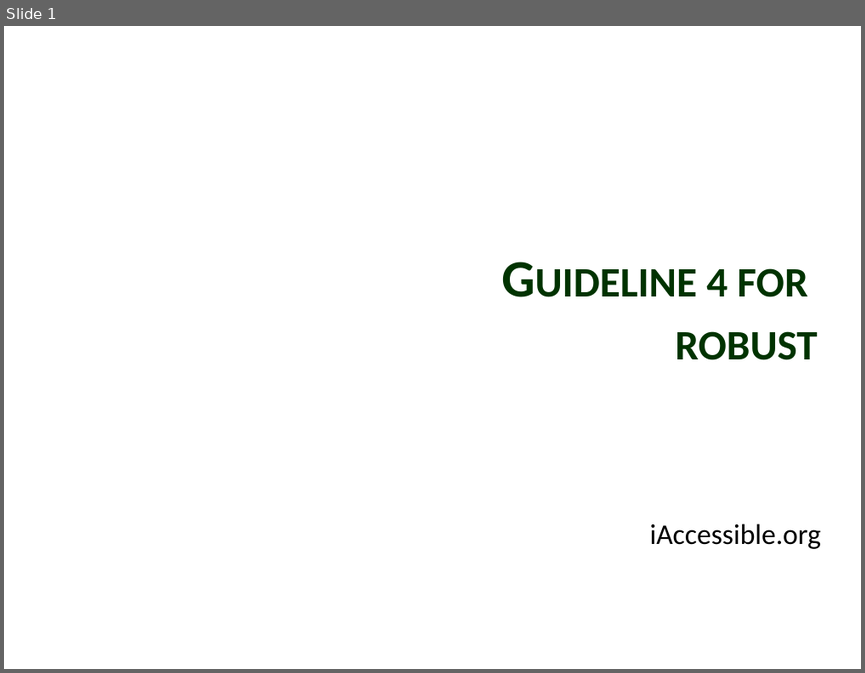
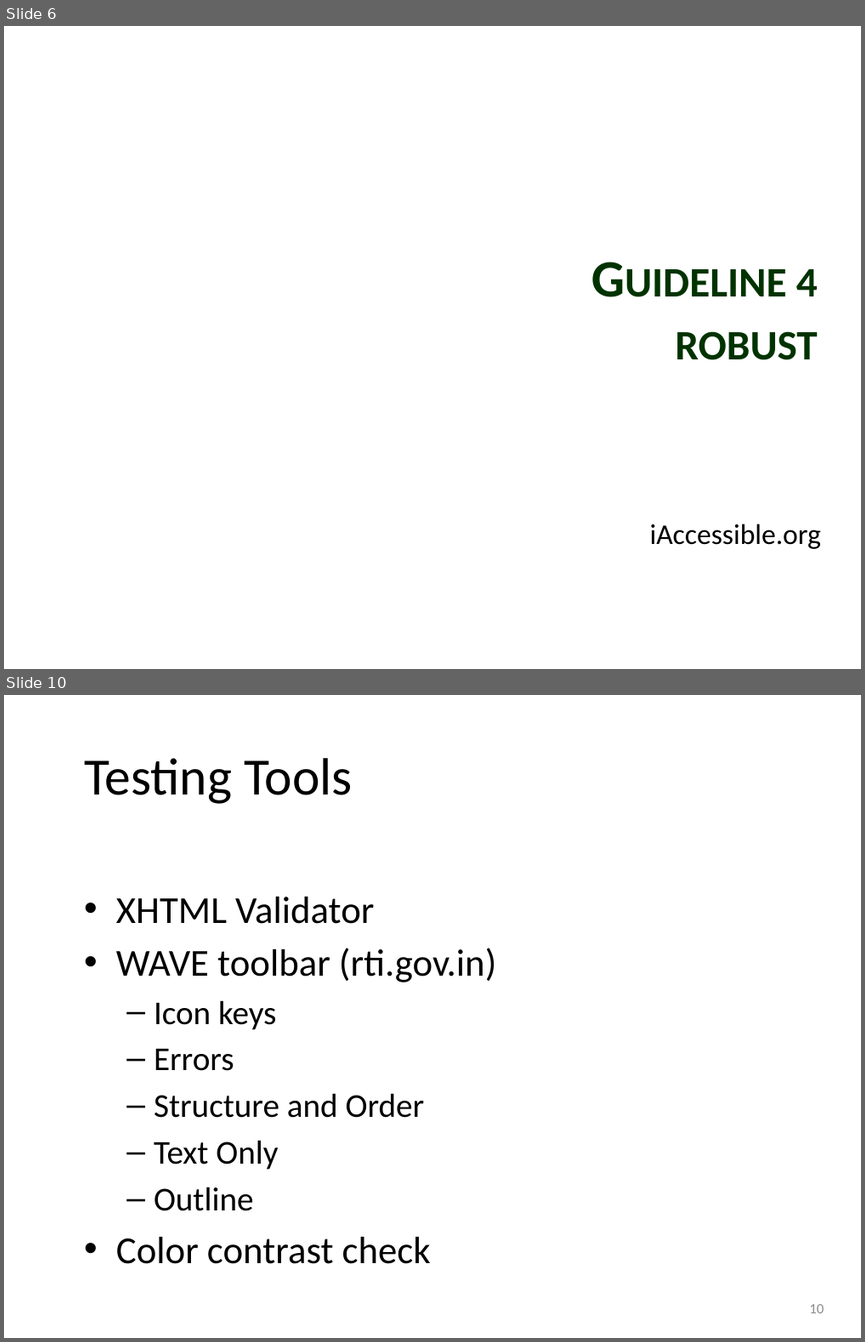
Before and after one commit to punchouty/accessibility, a slide deck: ppt/principle4.pptx. Shown one above the other, each under a label of ours: slide 1 before the commit, slides 6 and 10 after it; the slides between them are not shown. The pictures are 865x673 and 865x1342 pixels, drawn with LibreOffice and Linux fonts; fonts in the diff are those of the drawing; background and template pictures are left out. Boxes give left, top, right and bottom in pixels: in the first picture for what was removed or moved away, otherwise in the second. Text is boxed around its words. In the diff, an @@ line names an element or a change of style, - is before the commit and + after.

```diff
--- a/ppt/principle4.pptx
+++ b/ppt/principle4.pptx
@@ slide 10 added at (4,695,861,1338), background picture (left out) @@
@@ title added at (84,758,352,804), 44 pt, text #000000 @@
+Testing Tools
@@ text added at (116,896,496,1264), 32 pt, text #000000 @@
+• XHTML Validator
+• WAVE toolbar (rti.gov.in)
+  – Icon keys
+  – Errors
+  – Structure and Order
+  – Text Only
+  – Outline
+• Color contrast check
@@ page number added at (809,1304,823,1313), 12 pt, text #8C8C8C @@
+10
@@ what was slide 1 is now slide 6 @@
@@ slide 6 changed as well @@
@@ title at (675,269,817,360): text changed @@
-Guideline 4 for
-robust
+Guideline 4
+robust
```
Also in this commit, not shown: 1 other slide changed, 8 other slides added, 10 other files.
